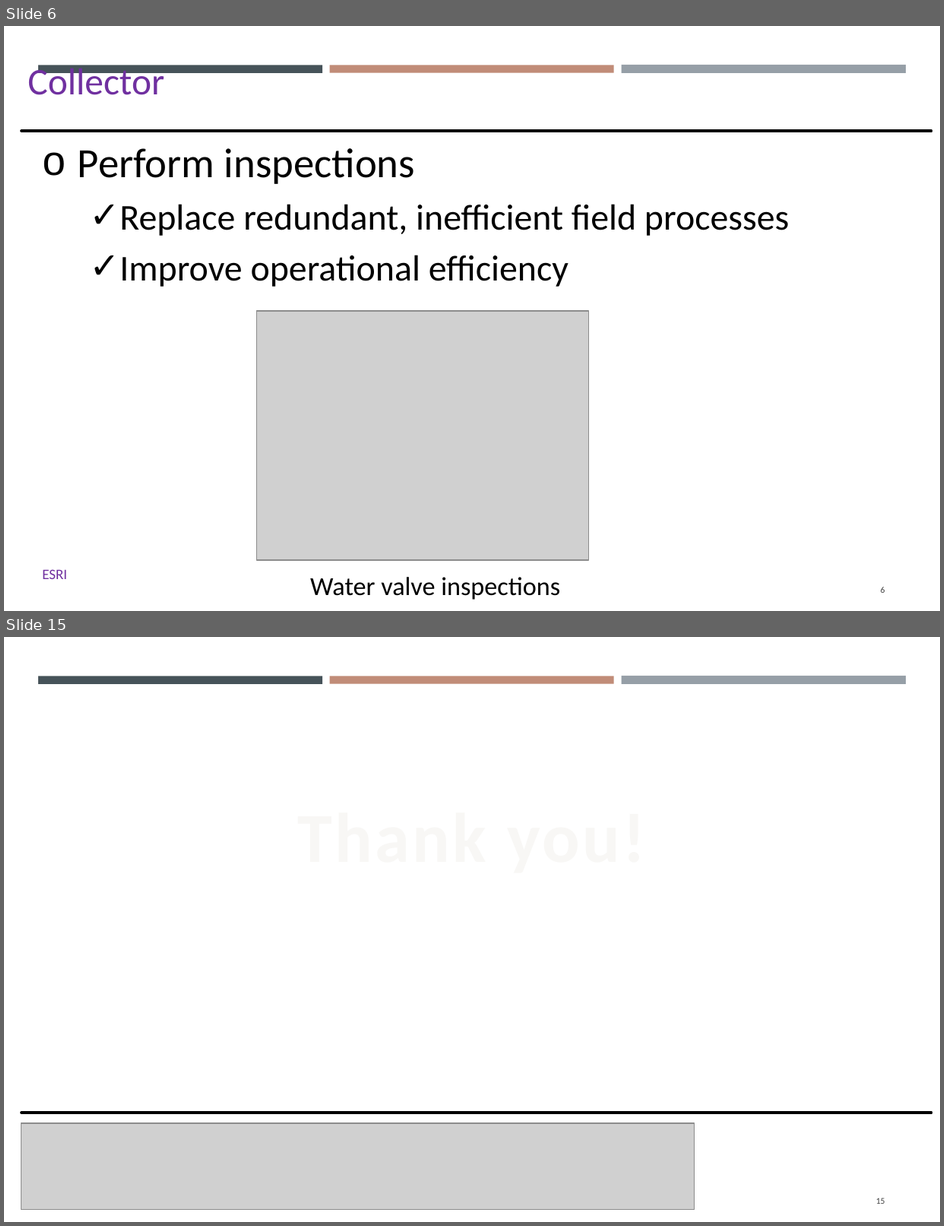
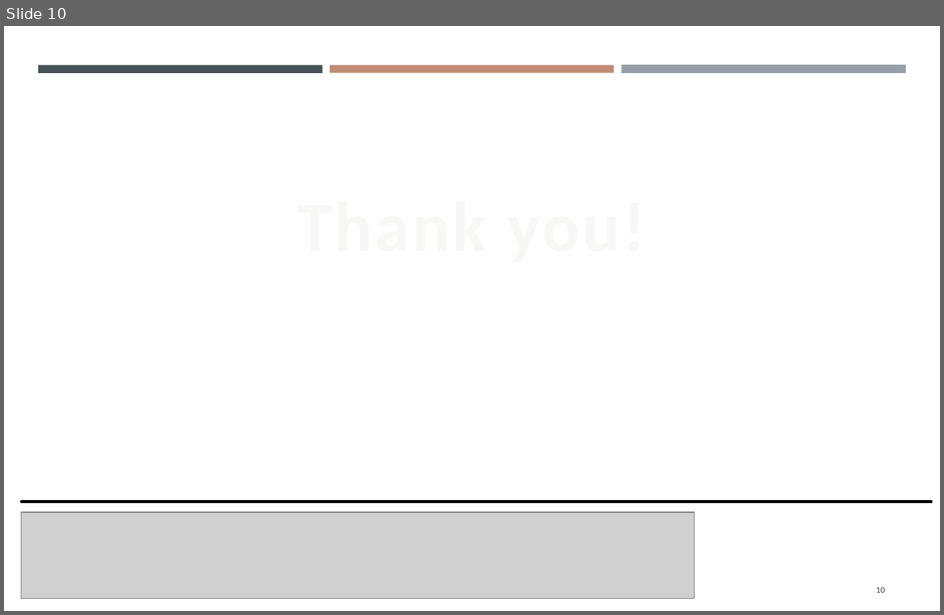
Before and after one commit to gisynw/Field_Techniques, a slide deck: docs/Lectures/Week04/Lecture09_GEOG3319_Suvery123 and Collector.pptx. Shown one above the other, each under a label of ours: slides 6 and 15 before the commit, slide 10 after it; the slides between them are not shown. The pictures are 944x1226 and 944x615 pixels, drawn with LibreOffice and Linux fonts; fonts in the diff are those of the drawing; grey boxes stand for pictures. Boxes give left, top, right and bottom in pixels: in the first picture for what was removed or moved away, otherwise in the second. Text is boxed around its words. In the diff, an @@ line names an element or a change of style, - is before the commit and + after.

```diff
--- a/docs/Lectures/Week04/Lecture09_GEOG3319_Suvery123 and Collector.pptx
+++ b/docs/Lectures/Week04/Lecture09_GEOG3319_Suvery123 and Collector.pptx
@@ slide 6 removed at [4, 26, 940, 611], background #FFFFFF; not listed: 3 template elements that a slide beside it also shows @@
@@ text removed at [28, 65, 164, 95] @@
-Collector
@@ line removed from (21, 131) to (932, 131) @@
@@ text removed at [78, 148, 789, 287] @@
-o Perform inspections
-  ✓ Replace redundant, inefficient field processes
-  ✓ Improve operational efficiency
@@ picture removed at [257, 311, 588, 561] @@
@@ text removed at [42, 569, 67, 579] @@
-ESRI
@@ text removed at [310, 577, 560, 600] @@
-Water valve inspections
@@ page number removed at [881, 587, 886, 593] @@
-6
@@ what was slide 15 is now slide 10 @@
@@ page number at [876, 587, 886, 593]: text changed @@
-15
+10
```
Also in this commit, not shown: 3 slides changed, 6 slides added, 10 other slides removed, 2 other files.
